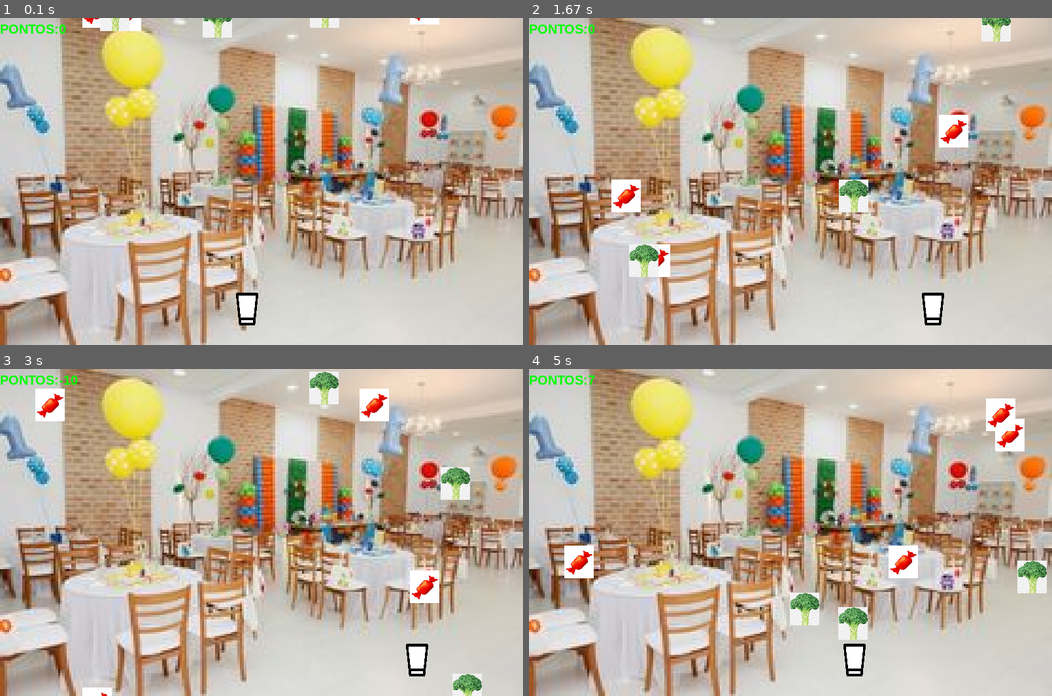
Above: before the commit, frames 1-4 (two rows, left to right).
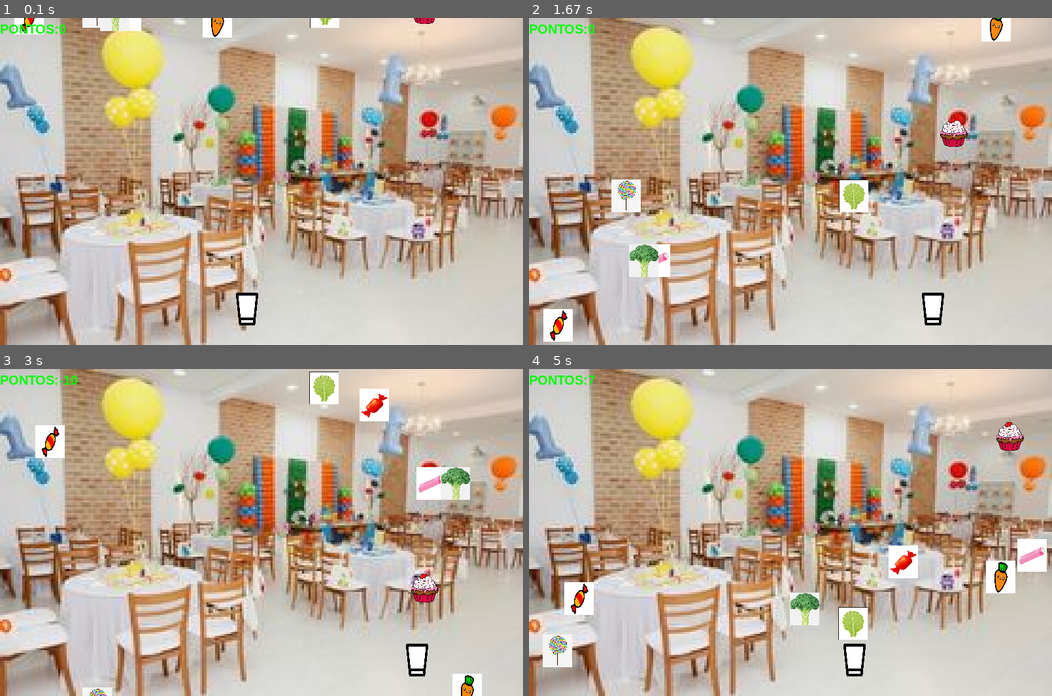
Above: after the commit, the same moments.

Repository: LuisBessa01/jogo
Game: pygame game, started from main.py
Two runs of this game, one before a commit and one after it. Both use one fixed random seed, a clock stepped at 60 frames per second and the inputs below.
Inputs:
- Up to frame 1 (0.1 s): no input
- Up to frame 2 (1.67 s): hold Right 0.33-0.8 s; hold Right 0.83-1.3 s; hold Left from 1.33 s (still down)
- Up to frame 3 (3 s): release Left at 1.87 s; hold Left 1.9-2.3 s; hold Right 2.33-2.97 s
- Up to frame 4 (5 s): hold Left 3-3.47 s; hold Right 3.5-3.97 s; hold Right 4-4.47 s; hold Left from 4.5 s (still down)

The runs differ from the first frame. In frame 1, 0.6% of the frame differs, in the area x 2-84%, y 0-6%; in frame 2, 2.0%; in frame 3, 2.8%; in frame 4, 4.4%, in the area x 2-99%, y 9-92%.

Commit message:
Modify: imagem dos objetos

Diff:
--- a/main.py
+++ b/main.py
@@ -26,11 +26,12 @@
 
 
 lista_objetos = [Doce("zimagens/doce1.png", 45, 50),
-                 Doce("zimagens/doce1.png", 45, 50),
-                 Doce("zimagens/doce1.png", 45, 50),
-                 Doce("zimagens/doce1.png", 45, 50),
-                 Vegetais("zimagens/brocolis.png", 45, 50),
-                 Vegetais("zimagens/brocolis.png", 45, 50),
+                 Doce("zimagens/cupcake.png", 45, 50),
+                 Doce("zimagens/pirulito.png", 45, 50),
+                 Doce("zimagens/chiclete.png", 45, 50),
+                 Doce("zimagens/doce2.png", 45, 50),
+                 Vegetais("zimagens/alface.png", 45, 50),
+                 Vegetais("zimagens/cenoura.png", 45, 50),
                  Vegetais("zimagens/brocolis.png", 45, 50),
 ]
 
Binary file added: zimagens/alface.png
Binary file added: zimagens/cenoura.png
Binary file added: zimagens/chiclete.png
Binary file added: zimagens/cupcake.png
Binary file added: zimagens/doce2.png
Binary file added: zimagens/pirulito.png
